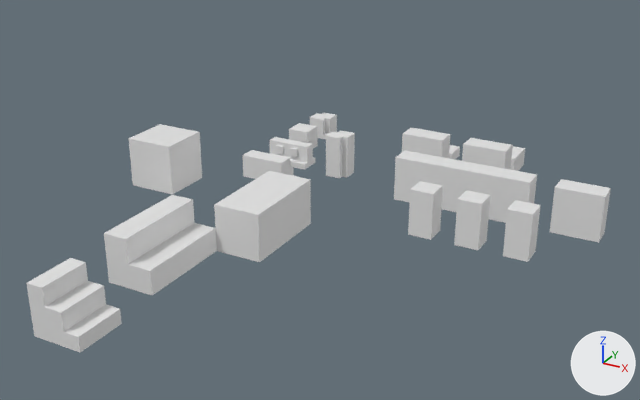
An edit to the Blender file Models/models2.blend, drawn before and after from the same camera.
The view is the same before and after, from a camera (50 mm lens) standing at (19.6, -22.4, 14.9) and looking at (3.4, 7.0, 0.2). The axes (+X, +Y, +Z) are drawn at lower right. The lights are the same throughout.

Objects in the first picture: 'Stair1', 'Stair2', 'Wall1', 'Wall1.001', 'Wall1.002', 'Wall1.003', 'Wall1.004', 'Wall1.005', 'Wall1.006', 'Wall1.008', 'Wall1.013', 'Wall1.017'.
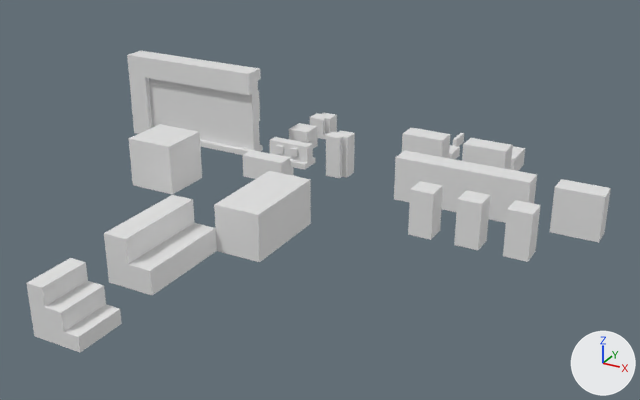
The change, as a list of edits to the scene's bpy script:
```text
Add ob_wall1_026:
    ob_wall1_026 = bpy.data.objects.new('Wall1.026', me_cube_035)  # 44 vertices, 36 faces, 4 loose edges; spans x -1.0..1.0, y -1.0..1.0, z -0.5..1.0; in mat_material_037 (its picture is missing)
    ob_wall1_026.location = (-7.0, 10.7, 4.0)
    ob_wall1_026.rotation_euler = (3.142, 0.0, 3.142)  # degrees (180, 0, 180)
    ob_wall1_026.scale = (1.0, 0.5, 1.0)
Add ob_wall1_022:
    ob_wall1_022 = bpy.data.objects.new('Wall1.022', me_cube_034)  # 44 vertices, 36 faces, 4 loose edges; spans x -1.0..1.0, y -1.0..1.0, z -0.5..1.0; in mat_material_036 (its picture is missing)
    ob_wall1_022.location = (-5.0, 10.7, 4.0)
    ob_wall1_022.rotation_euler = (3.142, 0.0, 3.142)  # degrees (180, 0, 180)
    ob_wall1_022.scale = (1.0, 0.5, 1.0)
Add ob_wall1_023:
    ob_wall1_023 = bpy.data.objects.new('Wall1.023', me_cube_033)  # 44 vertices, 36 faces, 4 loose edges; spans x -1.0..1.0, y -1.0..1.0, z -0.5..1.0; in mat_material_035 (its picture is missing)
    ob_wall1_023.location = (-3.0, 10.7, 4.0)
    ob_wall1_023.rotation_euler = (3.142, 0.0, 3.142)  # degrees (180, 0, 180)
    ob_wall1_023.scale = (1.0, 0.5, 1.0)
Add ob_wall1_027:
    ob_wall1_027 = bpy.data.objects.new('Wall1.027', me_cube_031)  # 18 vertices, 15 faces; spans x -1.0..0.0, y -1.0..1.0, z -1.0..3.0; in mat_material_033 (its picture is missing)
    ob_wall1_027.location = (-8.0, 10.7, 1.0)
    ob_wall1_027.scale = (1.0, 0.5, 1.0)
Add ob_wall1_025:
    ob_wall1_025 = bpy.data.objects.new('Wall1.025', me_cube_029)  # 38 vertices, 36 faces; spans x -1.0..1.0, y -1.0..1.0, z -1.0..2.0; in mat_material_031 (its picture is missing)
    ob_wall1_025.location = (-7.0, 10.7, 1.0)
    ob_wall1_025.scale = (1.0, 0.5, 1.0)
Add ob_wall1_024:
    ob_wall1_024 = bpy.data.objects.new('Wall1.024', me_cube_028)  # 209 vertices, 202 faces, 4 loose edges; spans x -1.0..1.0, y -1.0..1.0, z -1.0..2.0; in mat_material_030 (its picture is missing)
    ob_wall1_024.location = (-3.0, 10.7, 1.0)
    ob_wall1_024.scale = (1.0, 0.5, 1.0)
Add ob_wall1_021:
    ob_wall1_021 = bpy.data.objects.new('Wall1.021', me_cube_013)  # 161 vertices, 152 faces, 5 loose edges; spans x -1.0..1.0, y -1.0..1.0, z -1.0..2.0; in mat_material_025 (its picture is missing)
    ob_wall1_021.location = (-5.0, 10.7, 1.0)
    ob_wall1_021.scale = (1.0, 0.5, 1.0)
Add ob_wall1_020:
    ob_wall1_020 = bpy.data.objects.new('Wall1.020', me_cube_024)  # a box spanning x -1.0..-0.52, y -0.573..0.573, z -0.615..0.615; in mat_material_024 (its picture is missing)
    ob_wall1_020.location = (5.0, 19.0, 0.0)
    ob_wall1_020.rotation_euler = (0.0, -1.571, 0.0)  # degrees (0, -90, 0)
    ob_wall1_020.scale = (1.0, 1.0, -0.158)
```

Boxes [x1, y1, x2, y2] around the edits, measured in the pictures (640 x 400 px):
'Wall1.024', added: after [216, 90, 263, 155]
'Wall1.021', added: after [182, 84, 219, 150]
'Wall1.025', added: after [149, 78, 185, 129]
'Wall1.027', added: after [127, 51, 155, 134]
'Wall1.023', added: after [212, 63, 261, 95]
'Wall1.022', added: after [177, 58, 224, 89]
'Wall1.026', added: after [144, 53, 188, 83]
'Wall1.020', added: after [453, 133, 464, 146]
